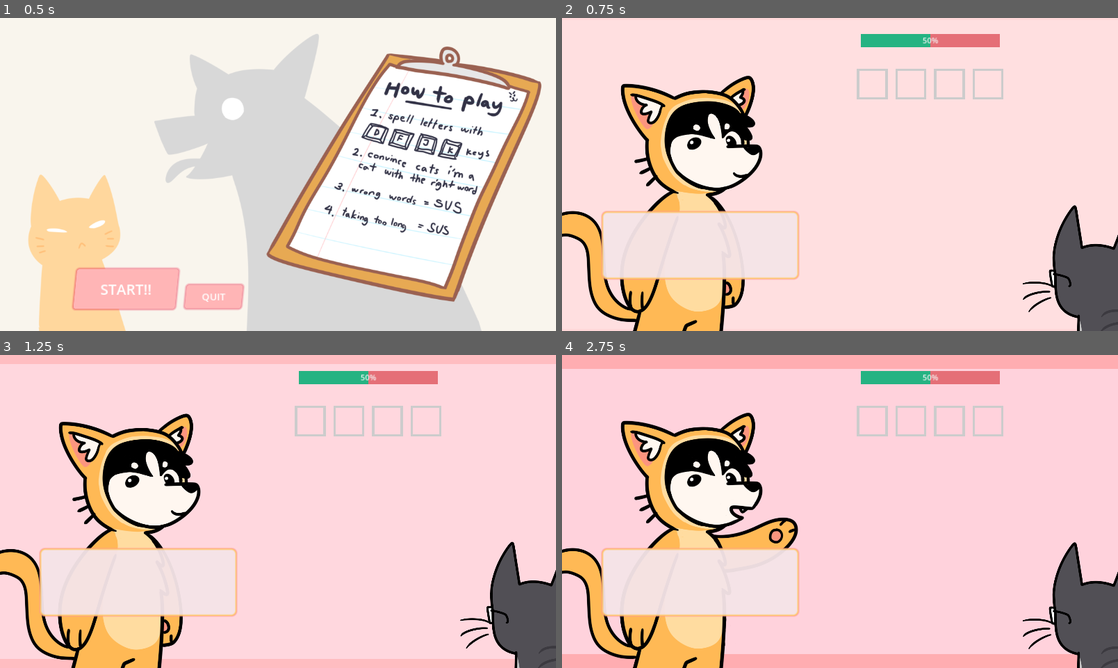
Above: before the commit, frames 1-4 (two rows, left to right).
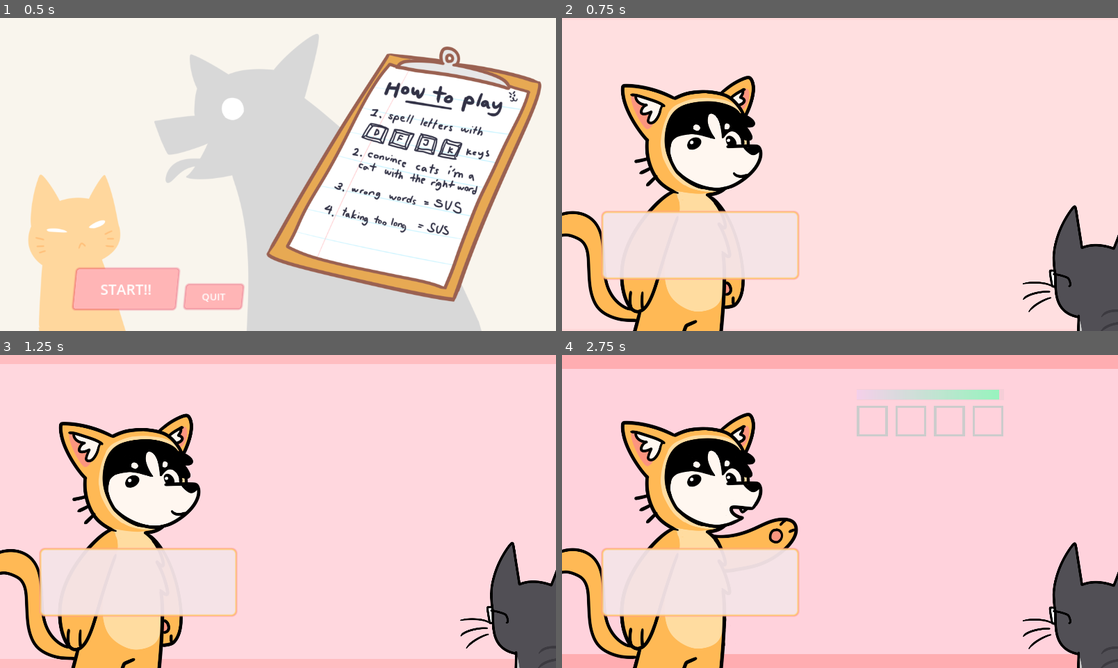
Above: after the commit, the same moments.

Repository: crawsoir/pizza_game
Game: Godot game, scene res://main.tscn
Two runs of this game, one before a commit and one after it. Both use one fixed random seed, a clock stepped at 60 frames per second and the inputs below.
Inputs:
- Up to frame 1 (0.5 s): no input
- Up to frame 2 (0.75 s): click "START!!" at 0.5 s
- Up to frame 3 (1.25 s): no input
- Up to frame 4 (2.75 s): tap Z (interact) at 1.35, 2.1 s

Frame 1 is identical in both runs. In frame 2, 1.6% of the frame differs, in the area x 53-80%, y 5-26%; in frame 3, 1.6%; in frame 4, 1.7%, in the area x 53-79%, y 5-15%.

Commit message:
added timer

Diff:
--- a/Battlescreen/BattleScreen.gd
+++ b/Battlescreen/BattleScreen.gd
@@ -6,6 +6,7 @@
 @onready var event_manager = $EventManager
 @onready var game_pad = $GamePad
 @onready var prebattle_timer = $PrebattleTimer
+@onready var round_timer = $RoundTimer
 
 #would be nice to refactor this into a class object, so we dont have to manually reset it
 @onready var interactive_dialogue = $InteractiveDialogueBox
@@ -75,10 +76,16 @@
 	elif event_manager.event_is_battle():
 		update_state(states.DOG_TURN)
 		game_pad.start_game(event_manager, sus_score)
+		round_timer.start()
+		round_timer.visible = true
 	elif event_manager.event_is_dialogue():
 		update_state(states.CAT_TURN)
 		interactive_dialogue.visible = true
 		interactive_dialogue.set_dialogue(event_manager.get_dialogue())
+
+func round_timer_over():
+	game_pad.stop_game()
+	round_timer.visible = false
 
 func update_state(state):
 	current_state = state
--- a/Battlescreen/BattleScreen.tscn
+++ b/Battlescreen/BattleScreen.tscn
@@ -7,6 +7,15 @@
 [ext_resource type="Script" path="res://Eventmanager/EventManager.gd" id="4_iu5y7"]
 [ext_resource type="PackedScene" uid="uid://bqgx2nxmfeqhi" path="res://DialogueBox/InteractiveDialogueBox.tscn" id="7_tgbch"]
 [ext_resource type="AudioStream" uid="uid://pj1744ldehei" path="res://assets/pitzah.mp3" id="7_uk3f8"]
+[ext_resource type="Script" path="res://Battlescreen/RoundTimer.gd" id="7_xwc88"]
+
+[sub_resource type="Gradient" id="Gradient_thir2"]
+colors = PackedColorArray(1, 0.833227, 0.949854, 1, 0.560897, 1, 0.744428, 1)
+
+[sub_resource type="GradientTexture2D" id="GradientTexture2D_uogc7"]
+gradient = SubResource("Gradient_thir2")
+width = 304
+height = 20
 
 [node name="BattleScreen" type="Control"]
 layout_mode = 3
@@ -46,4 +55,26 @@
 stream = ExtResource("7_uk3f8")
 autoplay = true
 
+[node name="RoundTimer" type="TextureProgressBar" parent="."]
+layout_mode = 0
+offset_left = 611.0
+offset_top = 72.0
+offset_right = 915.0
+offset_bottom = 136.0
+texture_progress = SubResource("GradientTexture2D_uogc7")
+script = ExtResource("7_xwc88")
+
+[node name="Timer" type="Timer" parent="RoundTimer"]
+wait_time = 5.0
+one_shot = true
+
+[node name="ColorRect" type="ColorRect" parent="RoundTimer"]
+layout_mode = 0
+offset_left = -1.0
+offset_top = -1.0
+offset_right = 305.0
+offset_bottom = 21.0
+color = Color(0.709804, 0.709804, 0.709804, 0.137255)
+
 [connection signal="inputFromGamepad" from="GamePad" to="." method="move_dog_mouth"]
+[connection signal="roundTimerOver" from="RoundTimer" to="." method="round_timer_over"]
--- /dev/null
+++ b/Battlescreen/RoundTimer.gd
@@ -0,0 +1,22 @@
+extends TextureProgressBar
+signal roundTimerOver
+
+@onready var timer = $Timer
+
+# Called when the node enters the scene tree for the first time.
+func _ready():
+	value = max_value
+
+
+# Called every frame. 'delta' is the elapsed time since the previous frame.
+func _process(delta):
+	if (value <= 0):
+		emit_signal("roundTimerOver")
+	value = (timer.time_left/timer.wait_time)*max_value
+
+func start():
+	value = max_value
+	timer.start()
+
+func stop():
+	value = 0
--- a/Eventmanager/events/battle_template.json
+++ b/Eventmanager/events/battle_template.json
@@ -8,6 +8,7 @@
 	{
 	  "num": 0,
 	  "type": "battle",
+	  "win_word": "meow",
 	  "word_list": [
 		{"word": "meow", "score": 5},
 		{"word": "woof", "score": -5}
--- a/Gamepad/GamePad.gd
+++ b/Gamepad/GamePad.gd
@@ -51,13 +51,16 @@
 	if game_ongoing:
 		emit_signal("inputFromGamepad")
 
-func _on_game_play_manager_word_completed(_word: String):
+func stop_game():
 	dialog_box.clear()
 	for highway in highways:
 		highway.visible = false
 		highway.free_letters()
 	game_ongoing = false
 
+func _on_game_play_manager_word_completed(_word: String):
+	stop_game()
+
 
 func on_letter_highway_add_letter(dist, letter):
 	dialog_box.add_text(letter)
--- a/Gamepad/game_pad.tscn
+++ b/Gamepad/game_pad.tscn
@@ -40,6 +40,7 @@
 key_to_press = "k_key"
 
 [node name="SusMeter" type="ProgressBar" parent="."]
+visible = false
 offset_right = 288.0
 offset_bottom = 27.0
 theme = SubResource("Theme_ujehj")
Not shown: 1 places in Battlescreen/BattleScreen.tscn that only renumber resources
